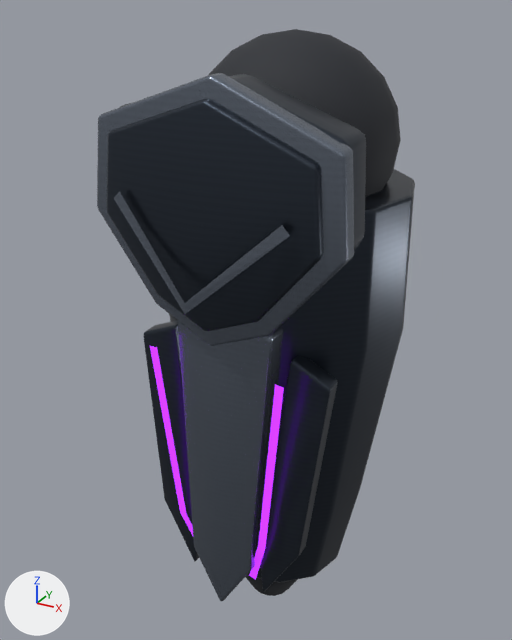
One commit to the Blender file ArtSource/Heroes/VoidKnight/Modules/Greave_L.blend: the scene before it, then after it.
Camera for both pictures: a 50 mm lens placed at (0.061, -0.451, 0.589), pointed at (-0.177, -0.019, 0.373). Arrows for +X, +Y and +Z are at lower left; the lights stay in place. The picture after the commit comes second.

Names of what the first picture shows: 'VK2_Greave_L', 'VK2_KneeEdge_L', 'VK2_Knee_L', 'VK2_ShinLight_L-1', 'VK2_ShinLight_L1', 'VK2_ShinRidge_L', 'VK3_GreaveFlute_L-1', 'VK3_GreaveFlute_L1', 'VK3_KneeRim_L', 'VK3_KneeShield_L', 'VK_Joint_ShinL' and 1 more.
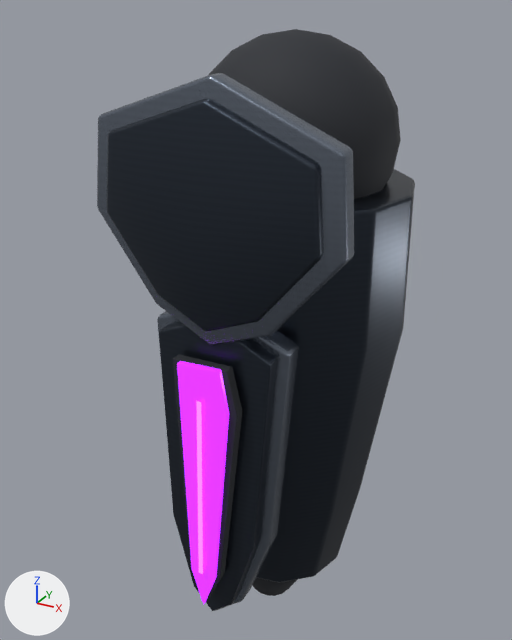
The change, as a diff of the scene's bpy script:
```diff
--- a/ArtSource/Heroes/VoidKnight/Modules/Greave_L.blend.py
+++ b/ArtSource/Heroes/VoidKnight/Modules/Greave_L.blend.py
@@ me_vk4_shincore_l @@
+me_vk4_shincore_l.from_pydata([(-0.156, -0.1283, 0.3625), (-0.159, -0.1283, 0.3627), (-0.1637, -0.1225, 0.2159), (-0.1667, -0.1225, 0.216), (-0.156, -0.1273, 0.3626), (-0.159, -0.1273, 0.3627), (-0.1637, -0.1215, 0.2159), (-0.1667, -0.1215, 0.216)], [], [(0, 1, 3, 2), (5, 4, 6, 7), (0, 2, 6, 4), (1, 5, 7, 3), (0, 4, 5, 1), (2, 3, 7, 6)])
+me_vk4_shincore_l.materials.append(mat_void_core_energy)  # purple #c455ff, glowing purple #c455ff
@@ ob_vk2_knee_l @@
-ob_vk2_knee_l = bpy.data.objects.new('VK2_Knee_L', me_vk2_knee_l)
@@ ob_vk2_kneeedge_l @@
-ob_vk2_kneeedge_l = bpy.data.objects.new('VK2_KneeEdge_L', me_vk2_kneeedge_l)
@@ ob_vk2_shinridge_l @@
-ob_vk2_shinridge_l = bpy.data.objects.new('VK2_ShinRidge_L', me_vk2_shinridge_l)
@@ ob_vk2_shinlight_l_1 @@
-ob_vk2_shinlight_l_1 = bpy.data.objects.new('VK2_ShinLight_L-1', me_vk2_shinlight_l_1)
@@ ob_vk2_shinlight_l1 @@
-ob_vk2_shinlight_l1 = bpy.data.objects.new('VK2_ShinLight_L1', me_vk2_shinlight_l1)
@@ ob_vk3_greaveflute_l_1 @@
-ob_vk3_greaveflute_l_1 = bpy.data.objects.new('VK3_GreaveFlute_L-1', me_vk3_greaveflute_l_1)
@@ ob_vk3_greaveflute_l1 @@
-ob_vk3_greaveflute_l1 = bpy.data.objects.new('VK3_GreaveFlute_L1', me_vk3_greaveflute_l1)
@@ ob_vk4_shincore_l @@
+ob_vk4_shincore_l = bpy.data.objects.new('VK4_ShinCore_L', me_vk4_shincore_l)
+ob_vk4_shincore_l.location = (0.0, 0.0, 0.0)
@@ ob_vk4_shinlight_l @@
+ob_vk4_shinlight_l = bpy.data.objects.new('VK4_ShinLight_L', me_vk4_shinlight_l)  # 31 vertices, 34 faces; spans x -0.175..-0.139, y -0.126..-0.114, z 0.181..0.387; in mat_void_energy (purple #971fe2, glowing purple #971fe2)
+ob_vk4_shinlight_l.location = (0.0, 0.0, 0.0)
@@ ob_vk4_shinsocket_l @@
+ob_vk4_shinsocket_l = bpy.data.objects.new('VK4_ShinSocket_L', me_vk4_shinsocket_l)  # 30 vertices, 29 faces; spans x -0.18..-0.133, y -0.123..-0.108, z 0.181..0.387
+ob_vk4_shinsocket_l.location = (0.0, 0.0, 0.0)
@@ ob_vk4_greaveplate_l @@
+ob_vk4_greaveplate_l = bpy.data.objects.new('VK4_GreavePlate_L', me_vk4_greaveplate_l)  # 41 vertices, 45 faces; spans x -0.198..-0.115, y -0.114..-0.09, z 0.161..0.414
+ob_vk4_greaveplate_l.location = (0.0, 0.0, 0.0)
@@ ob_vk4_greaveframe_l @@
+ob_vk4_greaveframe_l = bpy.data.objects.new('VK4_GreaveFrame_L', me_vk4_greaveframe_l)  # 45 vertices, 51 faces; spans x -0.205..-0.107, y -0.105..-0.079, z 0.156..0.419
+ob_vk4_greaveframe_l.location = (0.0, 0.0, 0.0)
```

Location of each change, (x1, y1, x2, y2) in pixels of the pictures (512 x 640 px):
'VK2_ShinRidge_L', deleted: before (178, 321, 283, 601)
'VK4_GreavePlate_L', added: after (159, 323, 277, 611)
'VK3_GreaveFlute_L1', deleted: before (261, 356, 337, 592)
'VK4_ShinLight_L', added (purple): after (177, 361, 229, 604)
'VK4_GreaveFrame_L', added: after (157, 311, 299, 604)
'VK3_GreaveFlute_L-1', deleted: before (143, 320, 199, 561)
'VK2_Knee_L', deleted (mostly hidden): before (120, 74, 366, 250)
'VK4_ShinSocket_L', added: after (173, 354, 242, 601)
'VK2_KneeEdge_L', deleted: before (114, 191, 290, 314)
'VK2_ShinLight_L1', deleted (purple): before (249, 384, 284, 580)
'VK2_ShinLight_L-1', deleted: before (150, 346, 193, 536)
'VK4_ShinCore_L', added (purple): after (196, 401, 203, 574)
